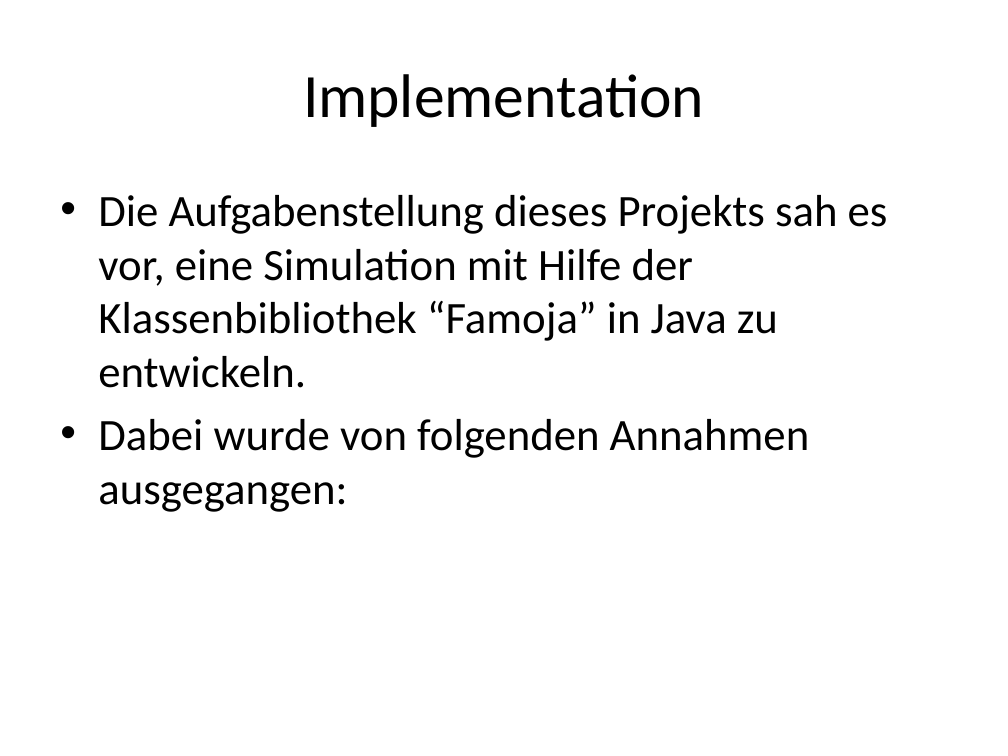
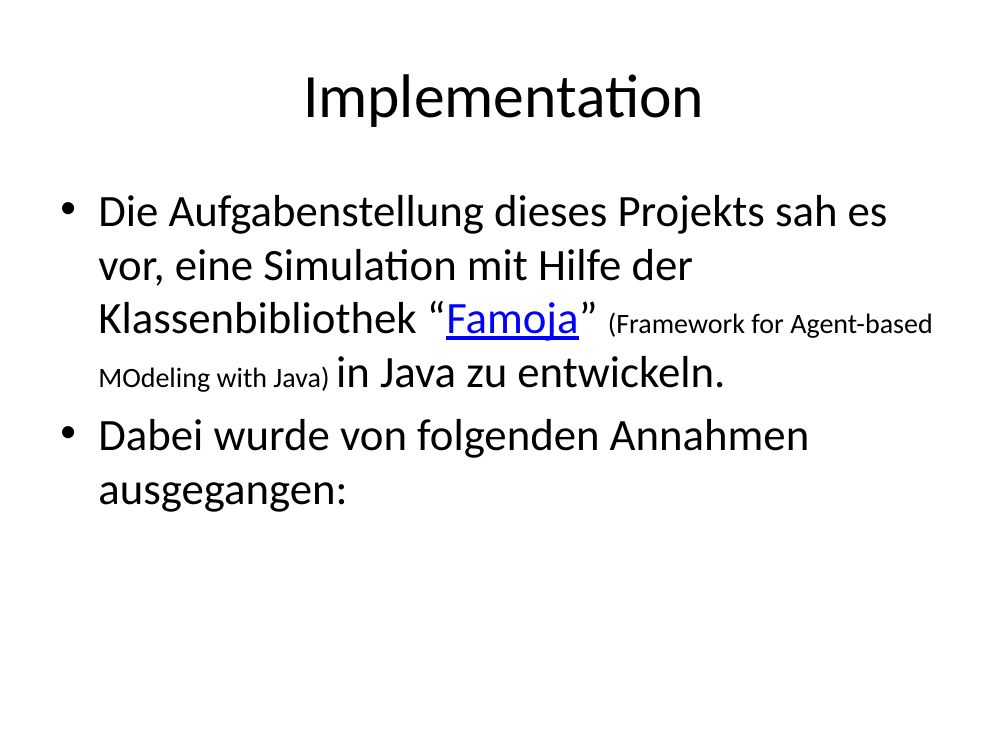
Before and after one commit to wsmirnow/Sugarscape, a slide deck: slide 4 of Presentation/Presentation.pptx. Drawn at 1008x756 pixels with LibreOffice and Linux fonts; fonts in the diff are those of the drawing. Boxes give left, top, right and bottom in pixels: in the first picture for what was removed or moved away, otherwise in the second. Text is boxed around its words. In the diff, an @@ line names an element or a change of style, - is before the commit and + after.

```diff
--- a/Presentation/Presentation.pptx
+++ b/Presentation/Presentation.pptx
@@ text at (98, 195, 933, 392): text changed @@
-• Die Aufgabenstellung dieses Projekts sah es vor, eine Simulation mit Hilfe der Klassenbibliothek “Famoja” in Java zu entwickeln.
+• Die Aufgabenstellung dieses Projekts sah es vor, eine Simulation mit Hilfe der Klassenbibliothek “Famoja” (Framework for Agent-based MOdeling with Java) in Java zu entwickeln.
```
Also in this commit, not shown: 6 other slides changed, 2 other files.
